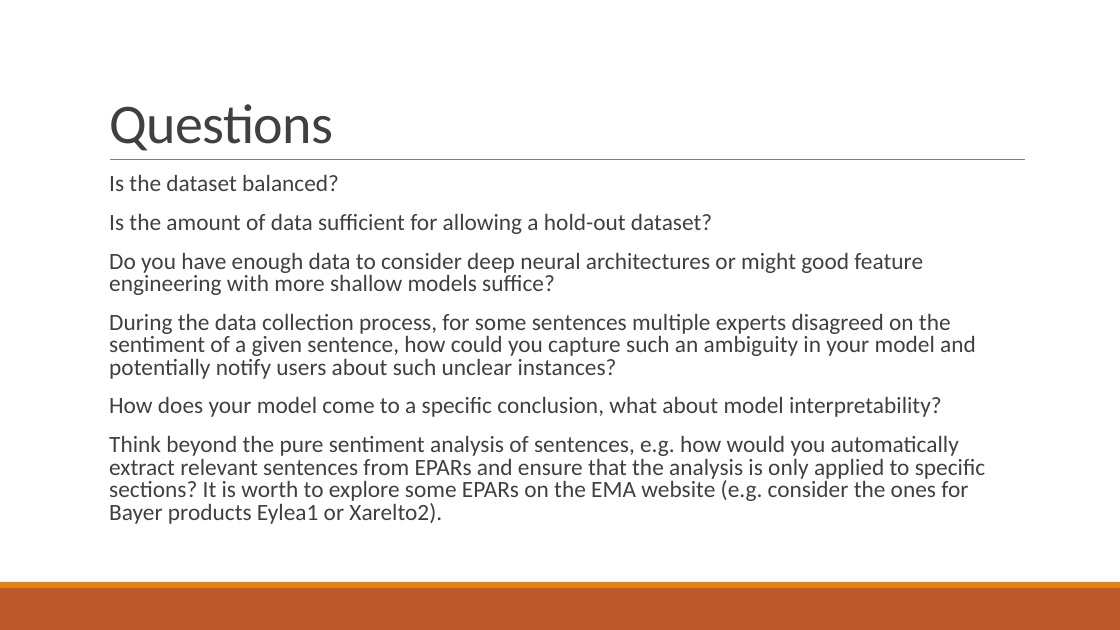
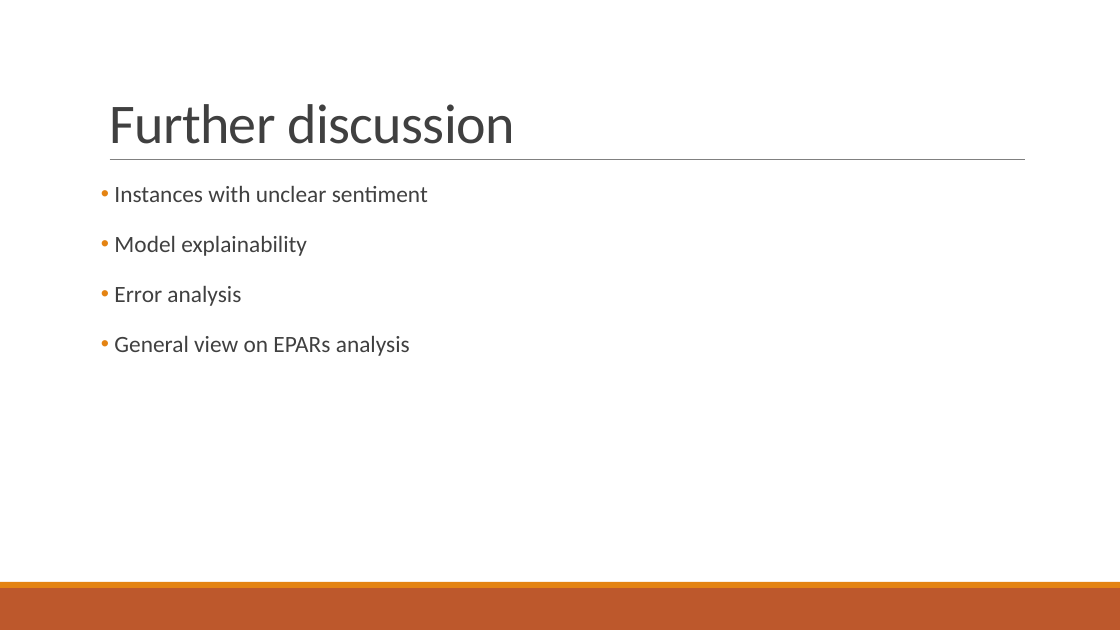
Before and after one commit to nlp-task-kp/sentiment_analysis, a slide deck: slide 7 of presentation/Sentiment analysis for EPARs.pptx (slide 3 before the commit). Drawn at 1120x630 pixels with LibreOffice and Linux fonts; fonts in the diff are those of the drawing. Boxes give left, top, right and bottom in pixels: in the first picture for what was removed or moved away, otherwise in the second. Text is boxed around its words. In the diff, an @@ line names an element or a change of style, - is before the commit and + after.

Commit message:
updated pptx

```diff
--- a/presentation/Sentiment analysis for EPARs.pptx
+++ b/presentation/Sentiment analysis for EPARs.pptx
@@ title at <box>109,104,514,144</box>: text changed @@
-Questions
+Further discussion
@@ text at <box>114,186,428,356</box>: text changed @@
-  Is the dataset balanced?
-  Is the amount of data sufficient for allowing a hold-out dataset?
-  Do you have enough data to consider deep neural architectures or might good feature engineering with more shallow models suffice?
-  During the data collection process, for some sentences multiple experts disagreed on the sentiment of a given sentence, how could you capture such an ambiguity in your model and potentially notify users about such unclear instances?
-  How does your model come to a specific conclusion, what about model interpretability?
-  Think beyond the pure sentiment analysis of sentences, e.g. how would you automatically extract relevant sentences from EPARs and ensure that the analysis is only applied to specific sections? It is worth to explore some EPARs on the EMA website (e.g. consider the ones for Bayer products Eylea1 or Xarelto2).
+• Instances with unclear sentiment
+• Model explainability
+• Error analysis
+• General view on EPARs analysis
```
Also in this commit, not shown: 11 other slides changed, 4 slides added, 2 slides removed.
